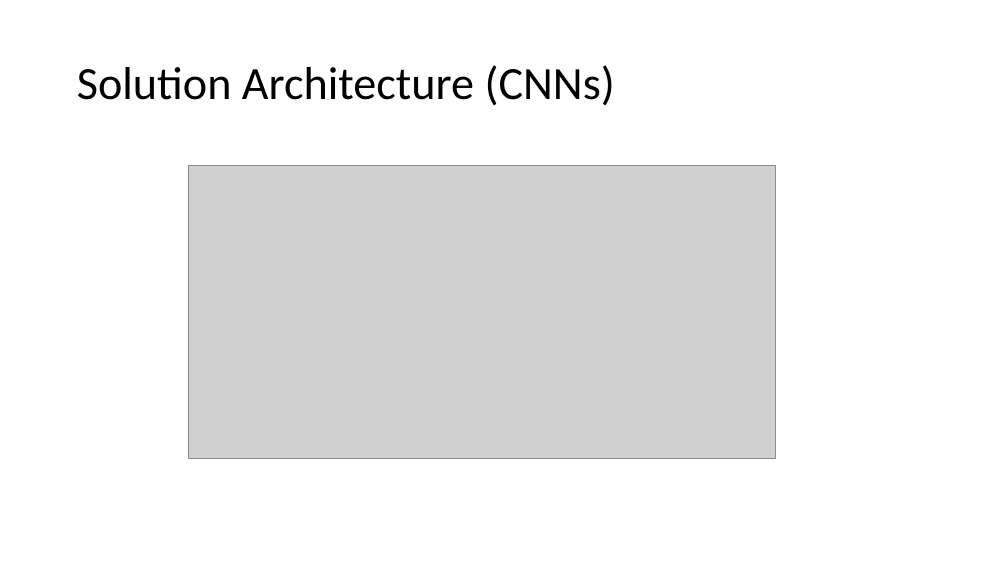
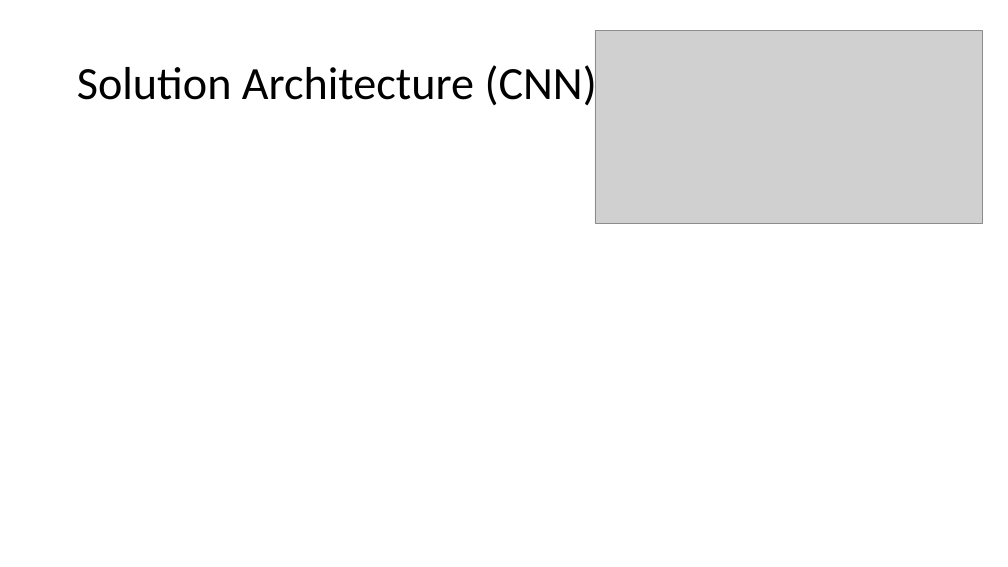
Before and after one commit to MorganMWJ/sem1020-paper-presentations, a slide deck: slide 5 of dr_slides.pptx (slide 4 before the commit). Drawn at 1008x567 pixels with LibreOffice and Linux fonts; fonts in the diff are those of the drawing; grey boxes stand for pictures. Boxes give left, top, right and bottom in pixels: in the first picture for what was removed or moved away, otherwise in the second. Text is boxed around its words. In the diff, an @@ line names an element or a change of style, - is before the commit and + after.

```diff
--- a/dr_slides.pptx
+++ b/dr_slides.pptx
@@ picture resized from (x1=188, y1=166, x2=775, y2=458) to (x1=595, y1=30, x2=982, y2=223) @@
@@ title at (x1=77, y1=61, x2=597, y2=111): text changed @@
-Solution Architecture (CNNs)
+Solution Architecture (CNN)
```
Also in this commit, not shown: 3 slides added, 2 other files.
